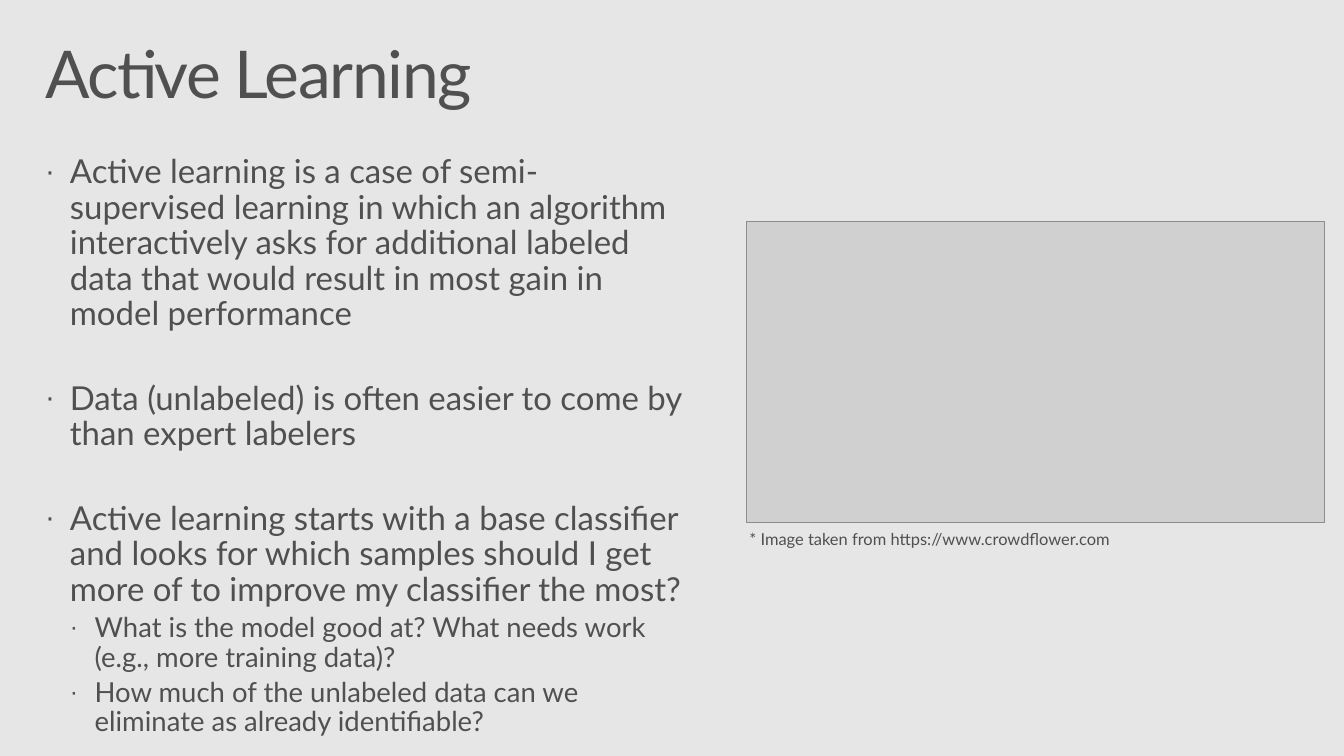
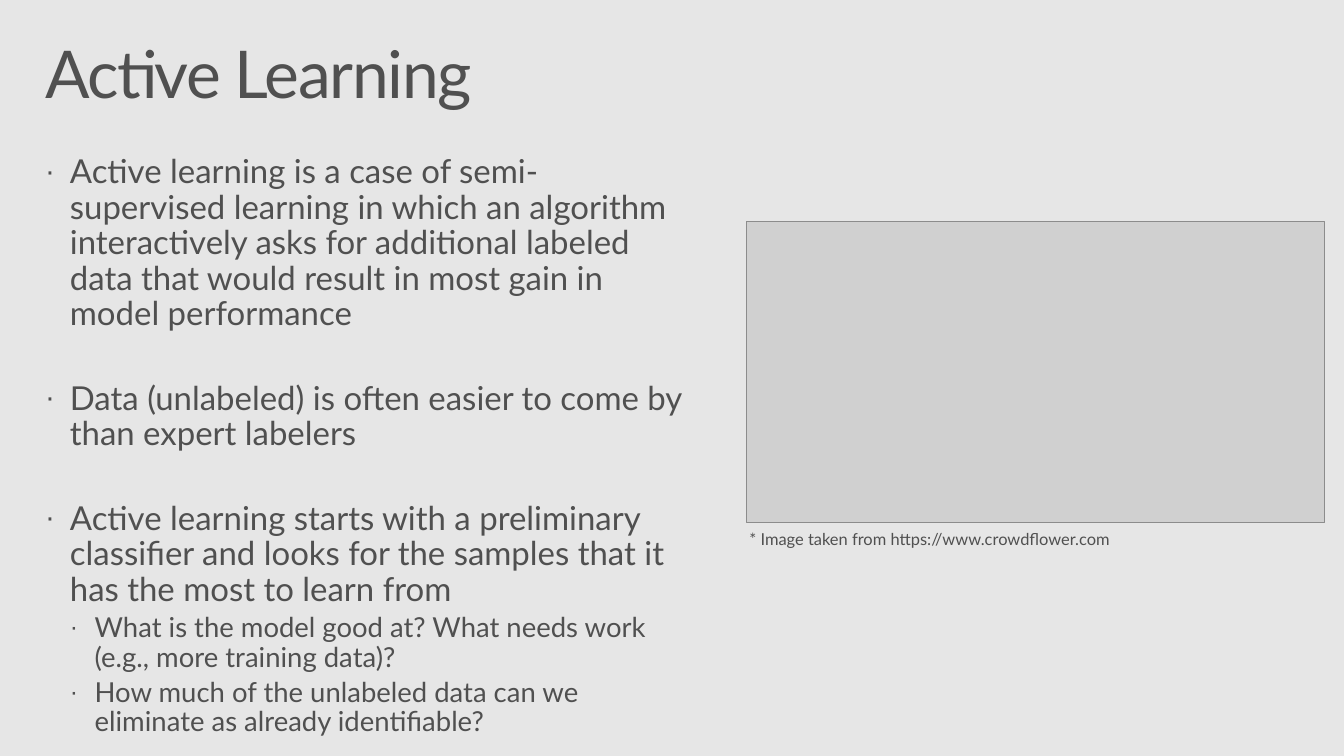
Before and after one commit to Azure/Strata2018, a slide deck: slide 13 of active_learning_workshop.pptx (slide 12 before the commit). Drawn at 1344x756 pixels with LibreOffice and Linux fonts; fonts in the diff are those of the drawing; grey boxes stand for pictures; background and template pictures are left out. Boxes give left, top, right and bottom in pixels: in the first picture for what was removed or moved away, otherwise in the second. Text is boxed around its words. In the diff, an @@ line names an element or a change of style, - is before the commit and + after.

```diff
--- a/active_learning_workshop.pptx
+++ b/active_learning_workshop.pptx
@@ text at [70,506,664,601]: text changed @@
-· Active learning starts with a base classifier and looks for which samples should I get more of to improve my classifier the most?
+· Active learning starts with a preliminary classifier and looks for the samples that it has the most to learn from
```
Also in this commit, not shown: 4 other slides changed, 14 slides added.
